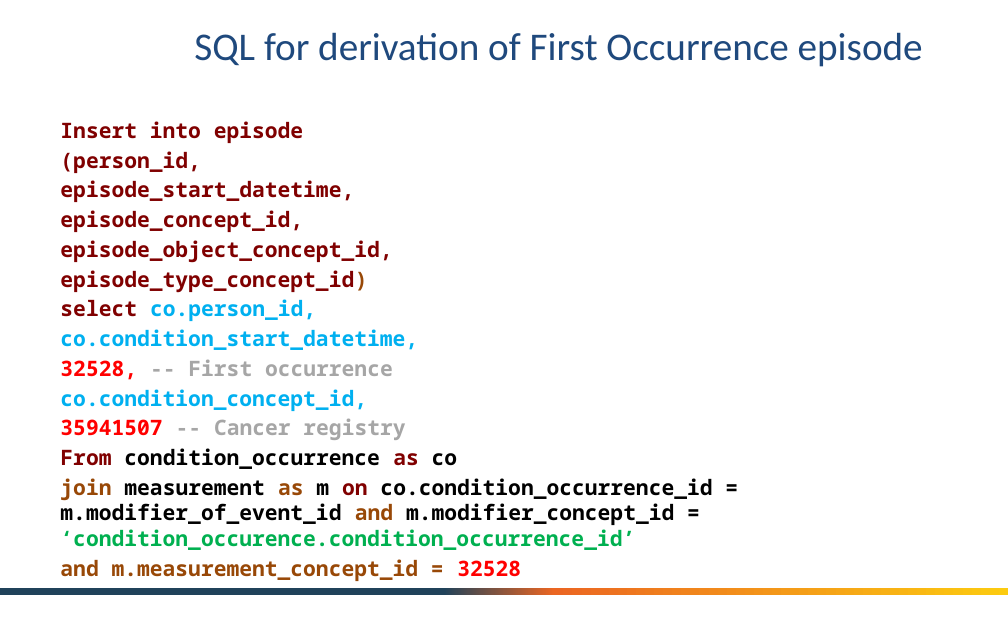
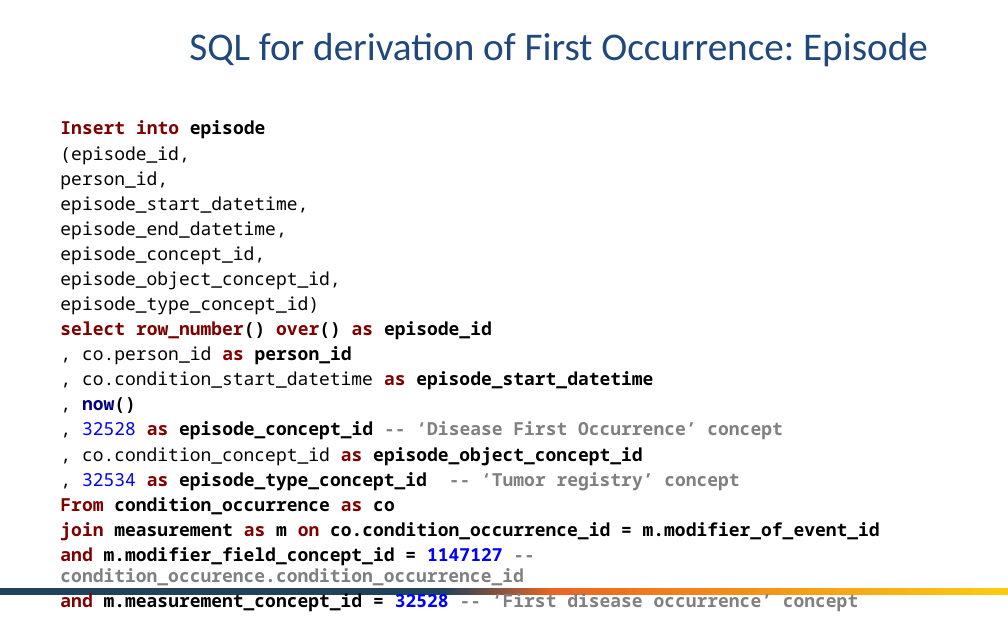
Before and after one commit to OHDSI/OncologyWG, a slide deck: slide 21 of documentation/OHDSI Oncology Module - Crosswal from Cancer Registry.pptx (slide 15 before the commit). Drawn at 1008x630 pixels with LibreOffice and Linux fonts; fonts in the diff are those of the drawing; background and template pictures are left out. Boxes give left, top, right and bottom in pixels: in the first picture for what was removed or moved away, otherwise in the second. Text is boxed around its words. In the diff, an @@ line names an element or a change of style, - is before the commit and + after.

```diff
--- a/documentation/OHDSI Oncology Module - Crosswal from Cancer Registry.pptx
+++ b/documentation/OHDSI Oncology Module - Crosswal from Cancer Registry.pptx
@@ title at bbox=[189, 32, 928, 67]: text changed @@
-SQL for derivation of First Occurrence episode
+SQL for derivation of First Occurrence: Episode
@@ text at bbox=[60, 146, 189, 190]: text changed; size 15.2 to 12.8 pt; text colour #800000 to #000000; bold off @@
-(person_id,
+(episode_id,
+person_id,
@@ text at bbox=[60, 120, 395, 515]: size 15.2 to 12.8 pt in "Insert into episode", "episode_start_datetime,", "episode_concept_id,", "episode_object_concept_id," and 2 more places; text colour #800000 to #000000 in "episode", "episode_start_datetime,", "episode_concept_id,", "episode_object_concept_id," and 1 more places; bold off in "episode_start_datetime,", "episode_concept_id,", "episode_object_concept_id,", "episode_type_concept_id)"; text colour #984807 to #000000 in "episode_type_concept_id)" @@
@@ text at bbox=[60, 221, 286, 240]: paragraph added @@
+episode_end_datetime,
@@ text at bbox=[60, 321, 782, 491]: text changed; size 15.2 to 12.8 pt; text colour #00B0F0 to #000000 @@
-select co.person_id,
-co.condition_start_datetime,
-32528, -- First occurrence
-co.condition_concept_id,
-35941507 -- Cancer registry
+select row_number() over() as episode_id
+, co.person_id as person_id
+, co.condition_start_datetime as episode_start_datetime
+, now()
+, 32528 as episode_concept_id -- ‘Disease First Occurrence’ concept
+, co.condition_concept_id as episode_object_concept_id
+, 32534 as episode_type_concept_id -- ‘Tumor registry’ concept
@@ text at bbox=[60, 522, 880, 612]: text changed; size 15.2 to 12.8 pt @@
-join measurement as m on co.condition_occurrence_id = m.modifier_of_event_id and m.modifier_concept_id = ‘condition_occurence.condition_occurrence_id’
-and m.measurement_concept_id = 32528
+join measurement as m on co.condition_occurrence_id = m.modifier_of_event_id
+and m.modifier_field_concept_id = 1147127 -- condition_occurence.condition_occurrence_id
+and m.measurement_concept_id = 32528 -- ‘First disease occurrence’ concept
```
Also in this commit, not shown: 9 other slides changed, 8 slides added.
